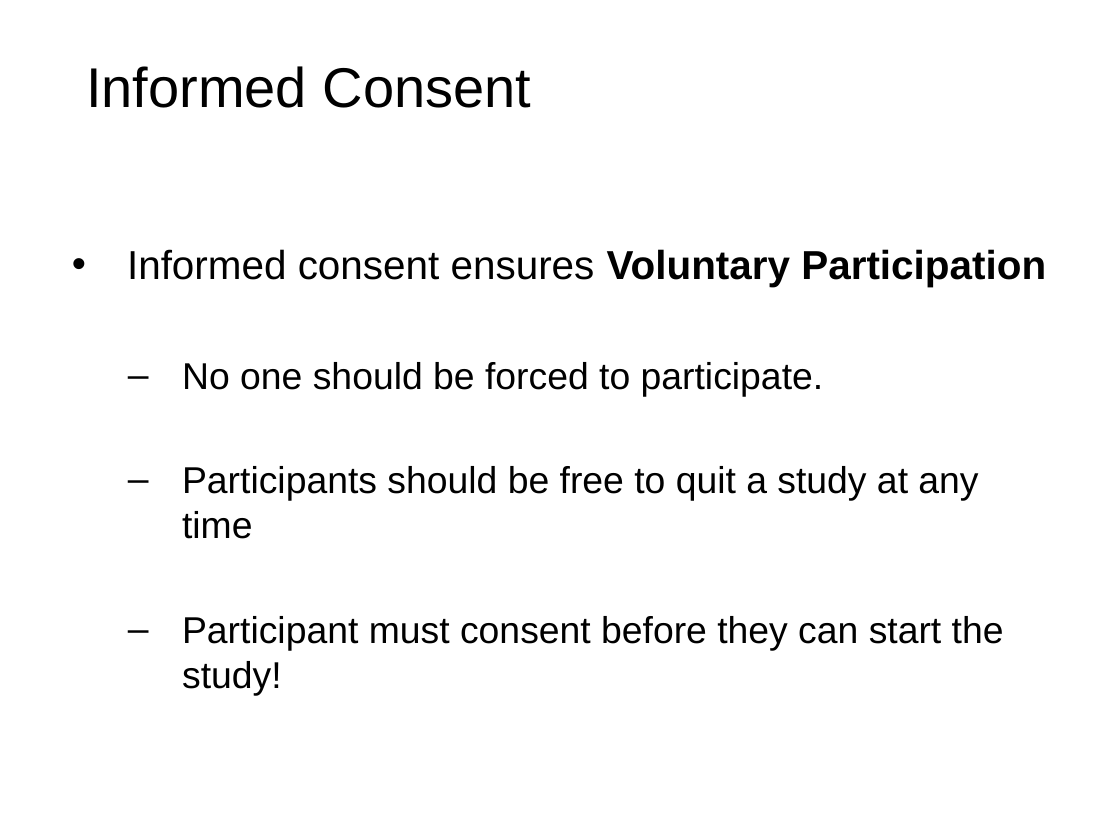
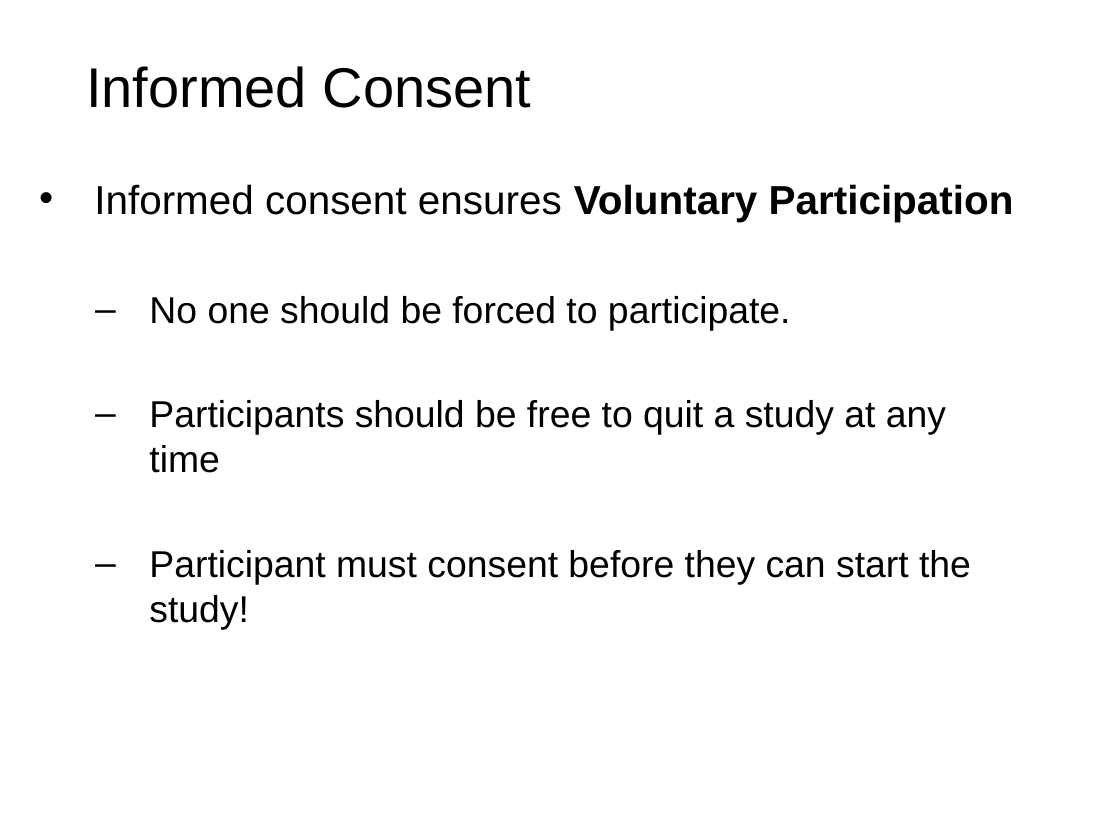
Before and after one commit to npm27/Teaching-Materials, a slide deck: slide 14 of Social Psych/Slides/3 Ethics.pptx (slide 16 before the commit). Drawn at 1120x840 pixels with LibreOffice and Linux fonts; fonts in the diff are those of the drawing. Boxes give left, top, right and bottom in pixels: in the first picture for what was removed or moved away, otherwise in the second. Text is boxed around its words. In the diff, an @@ line names an element or a change of style, - is before the commit and + after.

```diff
--- a/Social Psych/Slides/3 Ethics.pptx
+++ b/Social Psych/Slides/3 Ethics.pptx
@@ text "Informed consent ensures Voluntary Participation": place and size @@
-text "Informed consent ensures Voluntary Participation" at (127, 249, 1046, 695)
+text "Informed consent ensures Voluntary Participation" at (94, 184, 1014, 629)
```
Also in this commit, not shown: 10 other slides changed, 2 slides added, 9 slides removed.
